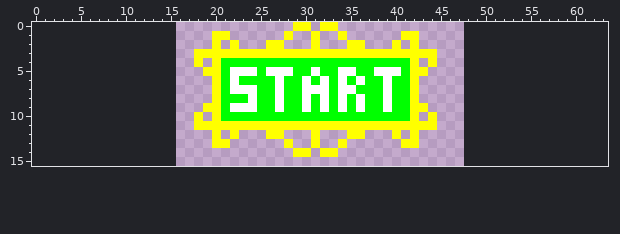
Two states of a pixel-art sprite, Assets/Art/Start.png. This is how it looked before the edit.
The file is 32x16 pixels. The old version is drawn lined up with the new one, on the new canvas.
New version:
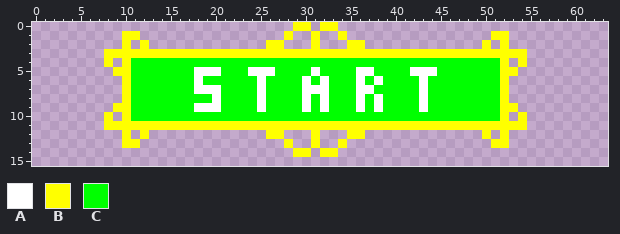
Palette (. is transparent): A #ffffff  B #ffff00  C #00ff00
The exact change:
canvas 32x16 -> 64x16, the old top-left corner now at 16,0
y 1: x 10..11 .. -> BB; x 20..21 BB -> ..; x 41..42 BB -> ..; x 51..52 .. -> BB
y 2: x 10 . -> B; x 12 . -> B; x 20 B -> .; x 22 B -> .; x 40 B -> .; x 42 B -> .; x 50 . -> B; x 52 . -> B
y 3: x 8..17 .......... -> BBBBBBBBBB; x 45..54 .......... -> BBBBBBBBBB
y 4: x 8 . -> B; x 10..20 ........B.B -> BCCCCCCCCCC; x 42..52 B.B........ -> CCCCCCCCCCB; x 54 . -> B
y 5: x 9..20 ..........BB -> BBCCCCCCCAAA; x 22..23 AA -> CC; x 25 C -> A; x 27..28 AA -> CC; x 34..40 AACCAAA -> CCAACCC; x 42..53 BB.......... -> AAACCCCCCCBB
y 6: x 10..20 ..........B -> BCCCCCCCACC; x 22 A -> C; x 25 C -> A; x 27 A -> C; x 34 A -> C; x 38..39 CA -> AC; x 42..52 B.......... -> CACCCCCCCCB
y 7: x 10..20 ..........B -> BCCCCCCCAAA; x 22..25 AAAC -> CCCA; x 27 A -> C; x 34..37 AACC -> CCAA; x 39 A -> C; x 42..52 B.......... -> CACCCCCCCCB
y 8: x 10..20 ..........B -> BCCCCCCCCCA; x 24..25 AC -> CA; x 27 A -> C; x 34 A -> C; x 38..39 CA -> AC; x 42..52 B.......... -> CACCCCCCCCB
y 9: x 9..20 ..........BB -> BBCCCCCCCAAA; x 22..25 AAAC -> CCCA; x 27 A -> C; x 34 A -> C; x 38..39 CA -> AC; x 42..53 BB.......... -> CACCCCCCCCBB
y 10: x 8 . -> B; x 10..20 ........B.B -> BCCCCCCCCCC; x 42..52 B.B........ -> CCCCCCCCCCB; x 54 . -> B
y 11: x 8..17 .......... -> BBBBBBBBBB; x 45..54 .......... -> BBBBBBBBBB
y 12: x 10 . -> B; x 12 . -> B; x 20 B -> .; x 22 B -> .; x 40 B -> .; x 42 B -> .; x 50 . -> B; x 52 . -> B
y 13: x 10..11 .. -> BB; x 20..21 BB -> ..; x 41..42 BB -> ..; x 51..52 .. -> BB
Changed places in both pictures, as pixel boxes (x1, y1, x2, y2):
changed: (104, 31, 293, 148)
changed: (338, 31, 527, 148)
